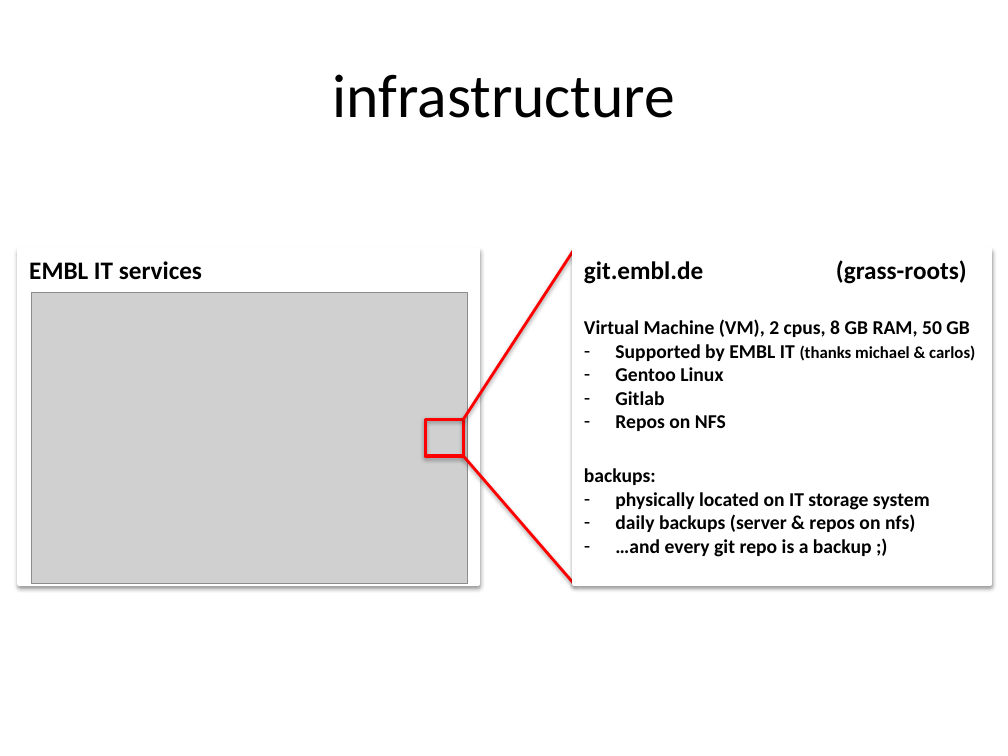
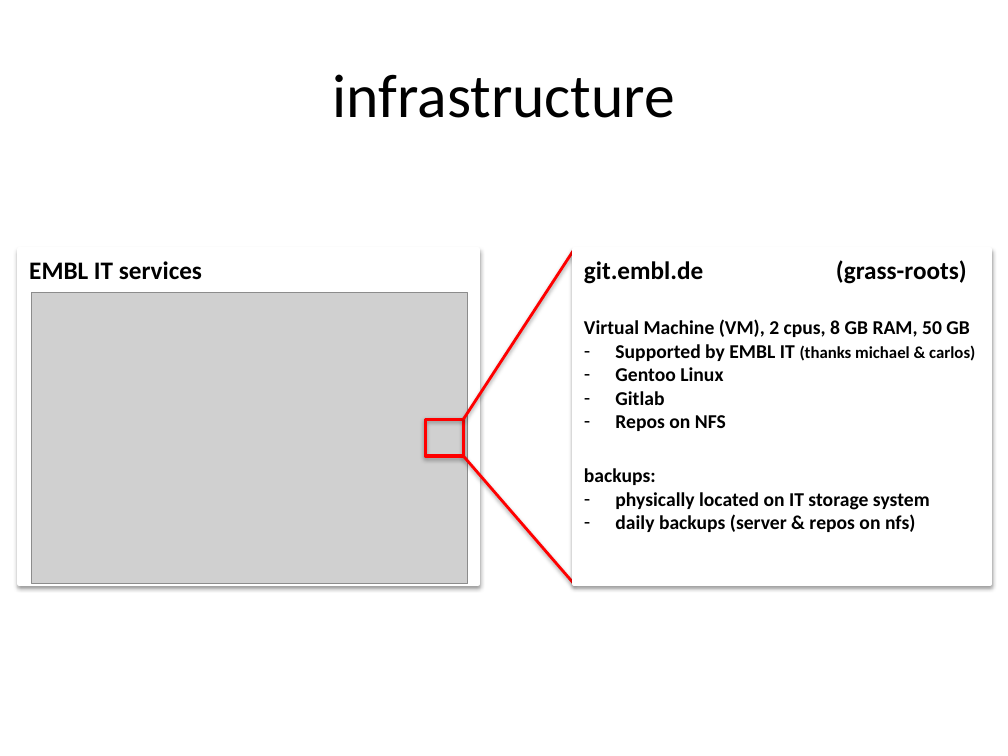
Before and after one commit to hdinkel/linuxcommandline, a slide deck: slide 7 of gitlab_embl/gitlab_at_embl.pptx (slide 6 before the commit). Drawn at 1008x756 pixels with LibreOffice and Linux fonts; fonts in the diff are those of the drawing; grey boxes stand for pictures. Boxes give left, top, right and bottom in pixels: in the first picture for what was removed or moved away, otherwise in the second. Text is boxed around its words. In the diff, an @@ line names an element or a change of style, - is before the commit and + after.

```diff
--- a/gitlab_embl/gitlab_at_embl.pptx
+++ b/gitlab_embl/gitlab_at_embl.pptx
@@ text in rectangle at [615, 539, 872, 557]: paragraph removed @@
-– …and every git repo is a backup ;)
```
Also in this commit, not shown: 2 other slides changed, 1 slide added.
